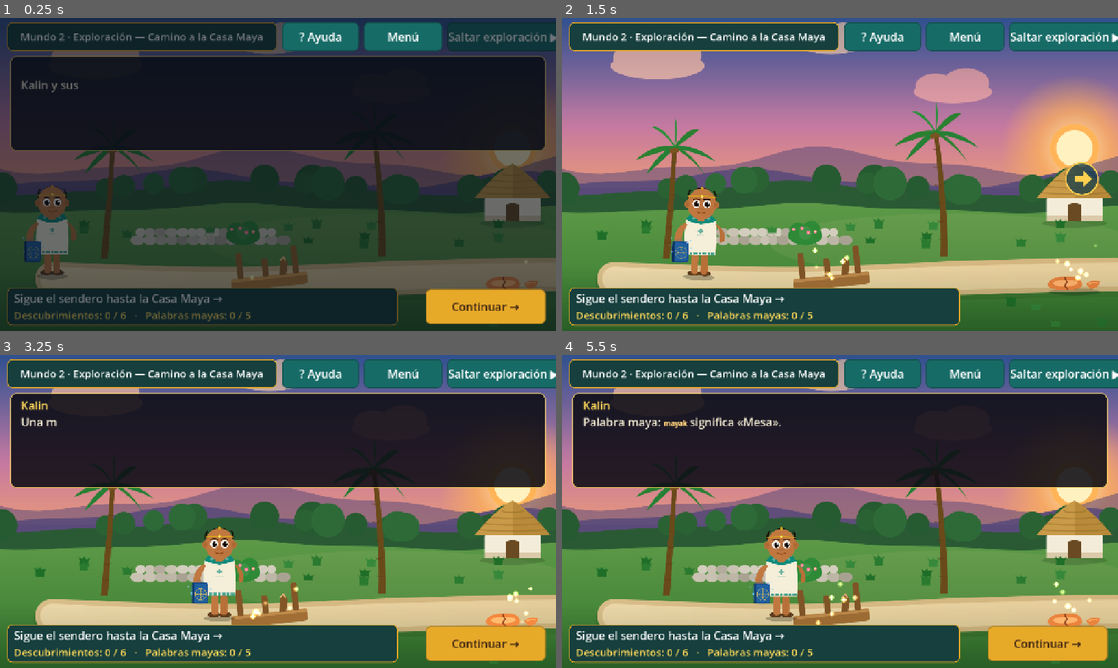
Above: before the commit, frames 1-4 (two rows, left to right).
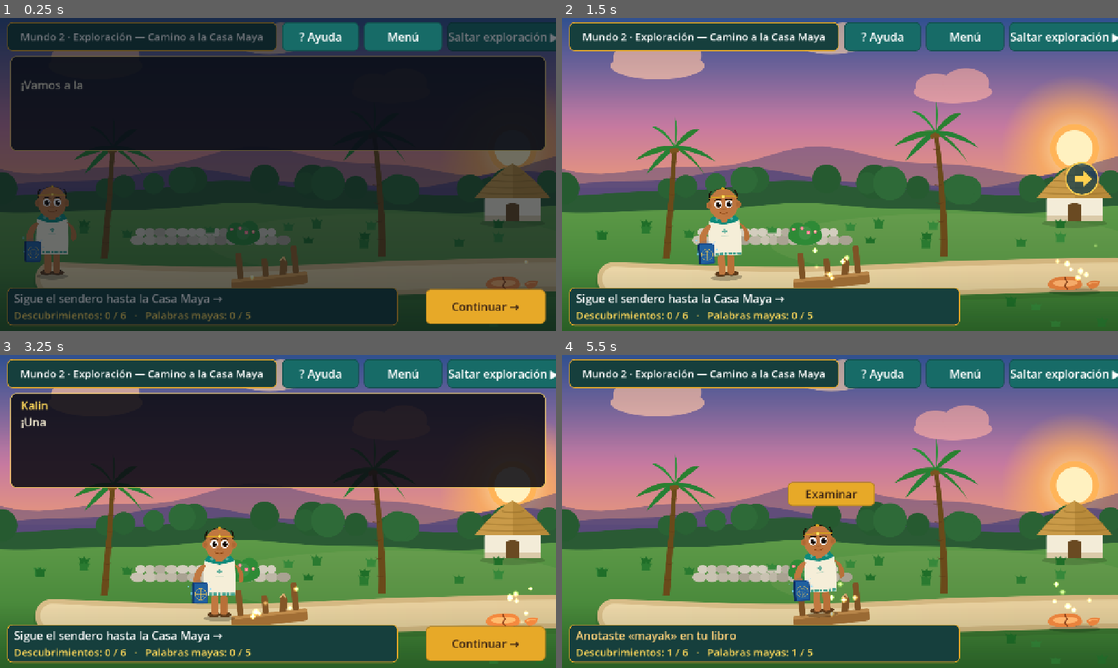
Above: after the commit, the same moments.

Repository: ElRaizer/Kalin-Libro-De-Portales
Game: Godot game, scene res://scenes/worlds/world1/exploracion2_camino_casa_maya.tscn
The game is run twice, just before and just after one commit, with the same random seed, the same clock (stepped at 60 frames per second) and the same inputs. This scene is started directly instead of the project's main scene.
Inputs (mouse positions are in pixels of both pictures, inside the frame that each line leads up to):
- Up to frame 1 (0.25 s): no input
- Up to frame 2 (1.5 s): tap Enter (ui_accept) at 0.5, 0.77 s; move the mouse to (962, 158) at 0.52 s; hold Right (kalin_derecha) 0.53-1.25 s; hold E (kalin_interactuar) 0.53-1.25 s; click (962, 158) at 0.67 s; drag from (728, 190) to (812, 237) at 1.27 s
- Up to frame 3 (3.25 s): move the mouse to (333, 442) at 2.02 s; hold Right (kalin_derecha) 2.03-2.75 s; tap Space at 2.1 s; drag from (250, 574) to (111, 464) at 2.77 s
- Up to frame 4 (5.5 s): move the mouse to (1006, 558) at 3.52 s; hold Left (kalin_izquierda) 3.53-4.25 s; hold E (kalin_interactuar) 3.53-4.25 s; tap Enter (ui_accept) at 3.77 s; drag from (673, 464) to (756, 433) at 4.27 s; move the mouse to (867, 511) at 5.02 s; hold Down (ui_down) from 5.03 s (still down); tap Space at 5.1 s; click (867, 511) at 5.17 s

The runs differ from the first frame. In frame 1, 0.1% of the frame differs, in the area x 3-15%, y 19-24%; in frame 2, 2.7%; in frame 3, 0.1%; in frame 4, 37%, in the area x 1-99%, y 12-98%.

Commit message:
Diálogos breves
Se acortaron los diálogos de las exploraciones 2 a 4 a una línea por objeto para que sigan el estilo breve de los capítulos, pensado para niños.

Co-Authored-By: Claude Opus 5.5 <noreply@anthropic.com>
Claude-Session: https://claude.ai/code/session_01LBbZxBmZ8CThEyx2biZDvC

Diff:
--- a/scenes/worlds/world1/exploracion2_camino_casa_maya.tscn
+++ b/scenes/worlds/world1/exploracion2_camino_casa_maya.tscn
@@ -32,7 +32,7 @@
 footstep_surface = "tierra"
 objective_text = "Sigue el sendero hasta la Casa Maya →"
 intro_speaker = "Narrador"
-intro_lines = Array[String](["Kalin y sus amigos caminan hacia la Casa Maya, al final del sendero.", "El huracán dejó restos del hogar regados por el solar. ¡Hay que mirarlos bien!"])
+intro_lines = Array[String](["¡Vamos a la Casa Maya! El huracán dejó cosas tiradas."])
 
 [node name="Imagen" parent="Cielo" index="0"]
 texture = ExtResource("3_r")
@@ -60,7 +60,7 @@
 
 [node name="Mesa" parent="Spots" index="0" instance=ExtResource("2_r")]
 position = Vector2(620, 634)
-lines = Array[String](["Una mesa patas arriba y con una pata rota. ¡Ya no se puede usar!", "Aquí se sentaba toda la familia a platicar."])
+lines = Array[String](["¡Una mesa rota! Ya no se puede usar."])
 vocabulary_word = "mayak"
 spot_texture = ExtResource("8_r")
 sprite_offset = Vector2(0, -67)
@@ -68,7 +68,7 @@
 [node name="Plato" parent="Spots" index="1" instance=ExtResource("2_r")]
 position = Vector2(1180, 632)
 prompt = "Recoger"
-lines = Array[String](["Un plato de barro partido en dos, tirado entre el pasto.", "Me guardo un pedazo para copiar su forma con mi magia."])
+lines = Array[String](["Un plato de barro partido en dos."])
 vocabulary_word = "lak"
 reaction = 2
 spot_texture = ExtResource("9_r")
@@ -77,7 +77,7 @@
 [node name="Ramas" parent="Spots" index="2" instance=ExtResource("2_r")]
 position = Vector2(1650, 642)
 prompt = "Mover con magia"
-lines = Array[String](["Las ramas de una palmera tapan el camino.", "Son muy pesadas para saltarlas... ¡pero tengo un hechizo!", "Un poco de magia... ¡arriba!"])
+lines = Array[String](["¡Las ramas tapan el camino! Las moveré con magia."])
 reach_radius = 190
 blocks_path = true
 reaction = 1
@@ -88,7 +88,7 @@
 
 [node name="Hamaca" parent="Spots" index="3" instance=ExtResource("2_r")]
 position = Vector2(2150, 628)
-lines = Array[String](["Una hamaca tejida quedó enredada en la albarrada.", "Aquí descansaba alguien después de trabajar todo el día."])
+lines = Array[String](["Una hamaca enredada en la albarrada."])
 vocabulary_word = "k'áan"
 spot_texture = ExtResource("11_r")
 sprite_offset = Vector2(0, -90)
@@ -97,14 +97,14 @@
 
 [node name="Silla" parent="Spots" index="4" instance=ExtResource("2_r")]
 position = Vector2(2550, 614)
-lines = Array[String](["Una silla de madera, caída de lado.", "Con unas manos de carpintero —o unos hechizos— volverá a quedar firme."])
+lines = Array[String](["Una silla caída. ¡La arreglaré!"])
 vocabulary_word = "k'áanche'"
 spot_texture = ExtResource("12_r")
 sprite_offset = Vector2(0, -77)
 
 [node name="Fogon" parent="Spots" index="5" instance=ExtResource("2_r")]
 position = Vector2(2950, 624)
-lines = Array[String](["El fogón está frío y la olla, vacía.", "Una casa sin comida no se siente como hogar. ¡Lo arreglaré!"])
+lines = Array[String](["El fogón está frío. ¡No hay comida!"])
 vocabulary_word = "janal"
 spot_texture = ExtResource("13_r")
 sprite_offset = Vector2(0, -67)
@@ -113,7 +113,7 @@
 [node name="Casa" parent="Spots" index="6" instance=ExtResource("2_r")]
 position = Vector2(3330, 582)
 prompt = "Entrar"
-lines = Array[String](["¡Ahí está la Casa Maya, con la puerta entreabierta!", "Respiro hondo... ¡vamos a ver qué hay adentro!"])
+lines = Array[String](["¡La Casa Maya! Vamos a entrar."])
 surprised = true
 reach_radius = 170
 is_goal = true
--- a/scenes/worlds/world3/exploracion3_la_milpa.tscn
+++ b/scenes/worlds/world3/exploracion3_la_milpa.tscn
@@ -30,7 +30,7 @@
 footstep_surface = "pasto"
 objective_text = "Recorre la milpa hasta tus amigos →"
 intro_speaker = "Kalin"
-intro_lines = Array[String](["¡Cuánto maíz! Y también hay plátanos, frutas y calabazas.", "Mis amigos tienen hambre. Buscaré lo que cada uno pidió con su «In k'a'at»."])
+intro_lines = Array[String](["¡Cuánto maíz! Buscaré lo que piden mis amigos."])
 
 [node name="Imagen" parent="Cielo" index="0"]
 texture = ExtResource("3_r")
@@ -58,7 +58,7 @@
 
 [node name="Cantaro" parent="Spots" index="0" instance=ExtResource("2_r")]
 position = Vector2(650, 634)
-lines = Array[String](["Un cántaro de barro lleno hasta el borde. ¡Qué fresca se ve el agua!", "Peek' tenía mucha sed. Le llevaré un poco."])
+lines = Array[String](["Un cántaro con agua fresca. ¡Peek' tiene sed!"])
 vocabulary_word = "ja'"
 spot_texture = ExtResource("8_r")
 sprite_offset = Vector2(0, -82)
@@ -68,7 +68,7 @@
 [node name="Valla" parent="Spots" index="1" instance=ExtResource("2_r")]
 position = Vector2(1250, 642)
 prompt = "Mover con magia"
-lines = Array[String](["Una valla de palos se cayó y cierra el paso hacia el resto de la milpa.", "Con un poco de magia vuelve a su lugar... ¡arriba!"])
+lines = Array[String](["¡La valla cierra el paso! La levantaré con magia."])
 reach_radius = 190
 blocks_path = true
 reaction = 1
@@ -79,7 +79,7 @@
 
 [node name="Platano" parent="Spots" index="2" instance=ExtResource("2_r")]
 position = Vector2(1750, 632)
-lines = Array[String](["¡Una mata de plátano con un racimo maduro!", "Kéej quería plátano. Ojo: «ja'» y «ja'as» suenan casi igual."])
+lines = Array[String](["¡Plátanos maduros! «ja'» y «ja'as» suenan casi igual."])
 vocabulary_word = "ja'as"
 spot_texture = ExtResource("10_r")
 sprite_offset = Vector2(0, -122)
@@ -89,7 +89,7 @@
 [node name="Canasta" parent="Spots" index="3" instance=ExtResource("2_r")]
 position = Vector2(2250, 630)
 prompt = "Recoger"
-lines = Array[String](["Una canasta con papayas, mameyes y otras frutas.", "Kaax solo quería fruta. ¡Aquí hay de sobra!"])
+lines = Array[String](["Una canasta llena de fruta para Kaax."])
 vocabulary_word = "ich"
 reaction = 2
 spot_texture = ExtResource("11_r")
@@ -97,7 +97,7 @@
 
 [node name="Calabaza" parent="Spots" index="4" instance=ExtResource("2_r")]
 position = Vector2(2800, 628)
-lines = Array[String](["Calabazas gordas y anaranjadas escondidas entre las hojas.", "Áak pidió una calabaza grande. ¡Esta es perfecta!"])
+lines = Array[String](["¡Una calabaza grande para Áak!"])
 vocabulary_word = "K'úum"
 spot_texture = ExtResource("12_r")
 sprite_offset = Vector2(0, -67)
@@ -107,7 +107,7 @@
 [node name="Amigos" parent="Spots" index="5" instance=ExtResource("2_r")]
 position = Vector2(3330, 580)
 prompt = "Llevar la comida"
-lines = Array[String](["¡Allí están mis amigos, esperando con mucha hambre!", "Escucharé con atención cada «In k'a'at» para servirles justo lo que piden."])
+lines = Array[String](["¡Ahí están mis amigos, con mucha hambre!"])
 surprised = true
 reach_radius = 170
 is_goal = true
--- a/scenes/worlds/world4/exploracion4_camino_portal.tscn
+++ b/scenes/worlds/world4/exploracion4_camino_portal.tscn
@@ -30,7 +30,7 @@
 footstep_surface = "piedra"
 objective_text = "Sigue el Sak Beh hasta el portal →"
 intro_speaker = "Narrador"
-intro_lines = Array[String](["Amanece sobre el Sak Beh. El libro de Kalin brilla y señala hacia el final del camino.", "Allí late el Portal de Regreso. En el camino hay lugares donde se usan las palabras amables."])
+intro_lines = Array[String](["El libro brilla. ¡El portal está al final del Sak Beh!"])
 
 [node name="Imagen" parent="Cielo" index="0"]
 texture = ExtResource("3_r")
@@ -52,7 +52,7 @@
 
 [node name="Estela" parent="Spots" index="0" instance=ExtResource("2_r")]
 position = Vector2(700, 634)
-lines = Array[String](["Una estela con un sol tallado. ¡Justo está saliendo el sol de verdad!", "Peek' me enseñó que por la mañana se saluda así."])
+lines = Array[String](["Un sol tallado. Por la mañana se saluda así."])
 vocabulary_word = "Bix a beel"
 spot_texture = ExtResource("7_r")
 sprite_offset = Vector2(0, -117)
@@ -62,7 +62,7 @@
 [node name="Zarzas" parent="Spots" index="1" instance=ExtResource("2_r")]
 position = Vector2(1350, 644)
 prompt = "Mover con magia"
-lines = Array[String](["Un muro de zarzas con espinas cierra el sendero.", "No quiero lastimar las plantas... las apartaré con cuidado."])
+lines = Array[String](["¡Zarzas en el camino! Las apartaré con cuidado."])
 reach_radius = 190
 blocks_path = true
 reaction = 1
@@ -73,7 +73,7 @@
 
 [node name="Ofrenda" parent="Spots" index="2" instance=ExtResource("2_r")]
 position = Vector2(1900, 630)
-lines = Array[String](["Alguien dejó flores y velas encendidas en este altar de piedra.", "Es una forma de dar las gracias. Yo también tengo mucho que agradecer."])
+lines = Array[String](["Flores y velas para dar las gracias."])
 vocabulary_word = "Yuum bo'otik"
 spot_texture = ExtResource("9_r")
 sprite_offset = Vector2(0, -67)
@@ -82,7 +82,7 @@
 
 [node name="Arco" parent="Spots" index="3" instance=ExtResource("2_r")]
 position = Vector2(2500, 618)
-lines = Array[String](["Un arco blanco con un farol encendido. Marca el último tramo del camino.", "Aquí se despide uno de quien se va, deseándole buen viaje."])
+lines = Array[String](["Un arco para desear buen viaje."])
 vocabulary_word = "Ka xi'ik tech jats'uts"
 spot_texture = ExtResource("10_r")
 sprite_offset = Vector2(0, -127)
@@ -91,7 +91,7 @@
 
 [node name="Piedra" parent="Spots" index="4" instance=ExtResource("2_r")]
 position = Vector2(2950, 606)
-lines = Array[String](["Otra piedra del Sak Beh, con una mano tallada que dice adiós.", "Mis amigos prometieron que nos volveremos a ver."])
+lines = Array[String](["Una mano tallada que dice adiós."])
 vocabulary_word = "Tak ti' uláak' k'iin"
 sprite_scale = Vector2(1.1, 1.1)
 spot_texture = ExtResource("11_r")
@@ -101,7 +101,7 @@
 [node name="Portal" parent="Spots" index="5" instance=ExtResource("2_r")]
 position = Vector2(3500, 584)
 prompt = "Acercarse"
-lines = Array[String](["El portal late con una luz suave... pero sus runas están apagadas.", "Aún faltan las palabras amables de mi libro. ¡Vamos a recuperarlas!"])
+lines = Array[String](["¡El portal! Sus runas están apagadas. ¡Vamos a encenderlas!"])
 surprised = true
 reach_radius = 200
 is_goal = true
